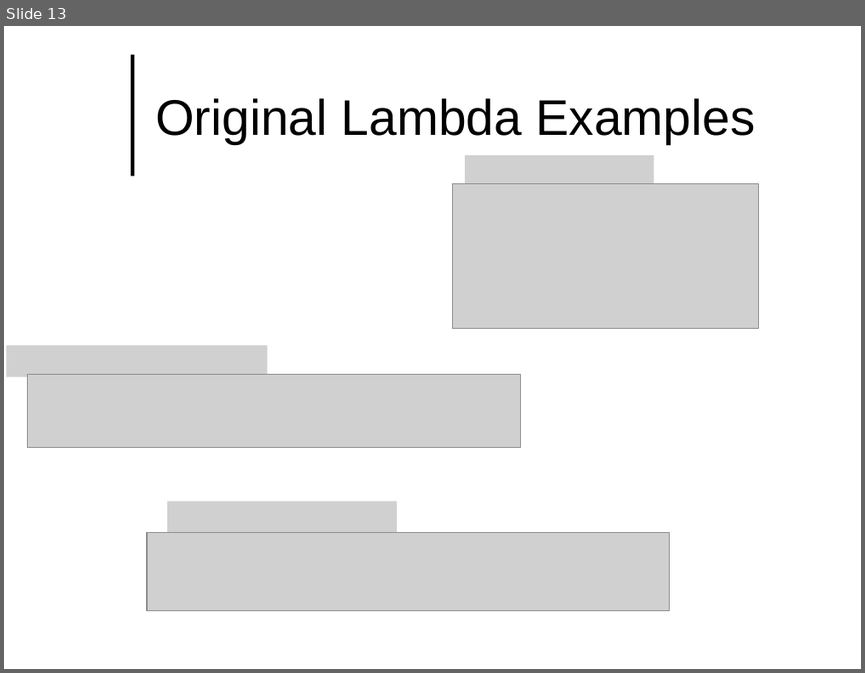
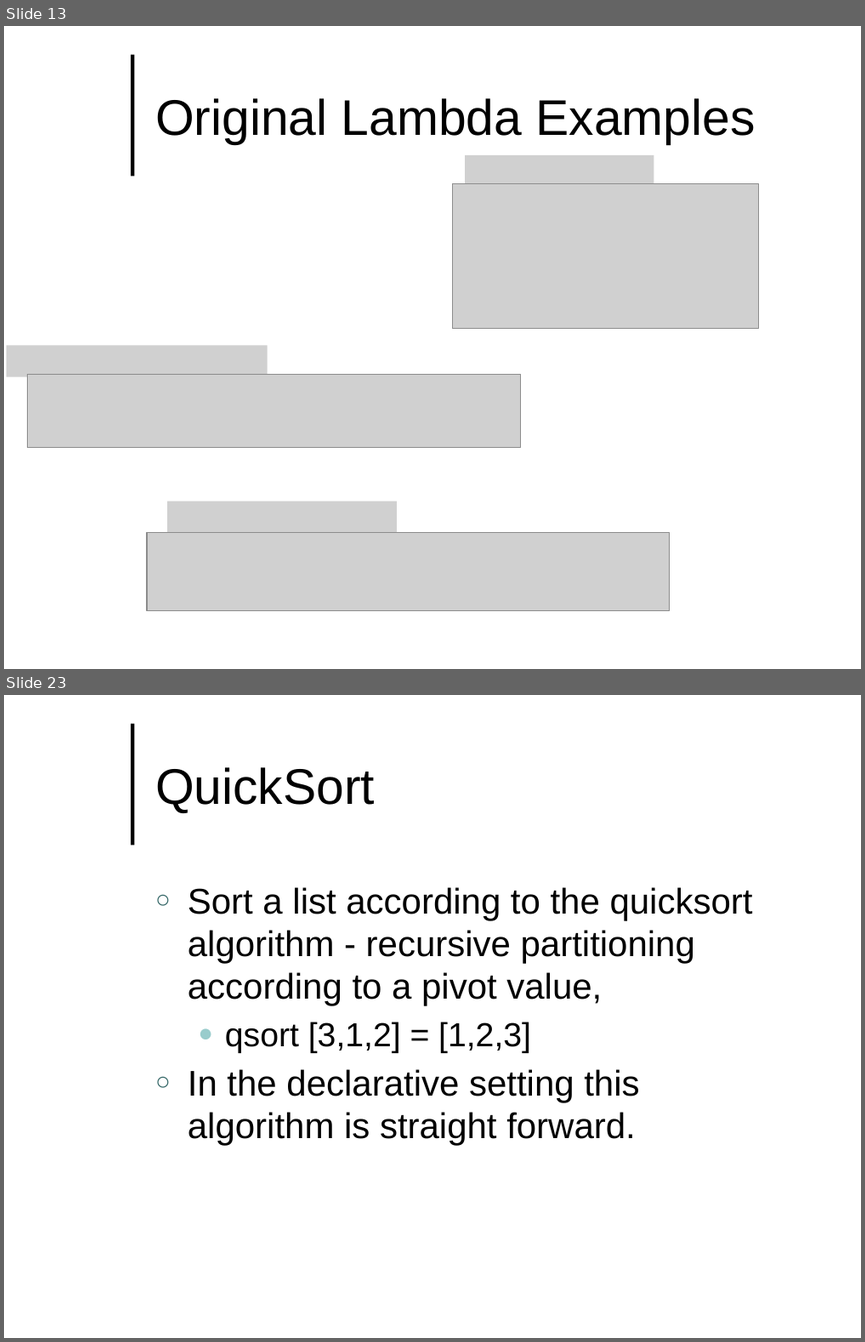
Before and after one commit to lutzhamel/CSC493, a slide deck: notes/csc493-ln011.pptx. Shown one above the other, each under a label of ours: slide 13 before the commit, slides 13 and 23 after it; the slides between them are not shown. The pictures are 865x673 and 865x1342 pixels, drawn with LibreOffice and Linux fonts; fonts in the diff are those of the drawing; grey boxes stand for pictures; background and template pictures are left out. Boxes give left, top, right and bottom in pixels: in the first picture for what was removed or moved away, otherwise in the second. Text is boxed around its words. In the diff, an @@ line names an element or a change of style, - is before the commit and + after.

```diff
--- a/notes/csc493-ln011.pptx
+++ b/notes/csc493-ln011.pptx
@@ slide 23 added at <box>4,695,861,1338</box>, background #FFFFFF; not listed: 1 template element that a slide beside it also shows @@
@@ title added at <box>155,767,375,813</box>, 42 pt, text #000000 @@
+QuickSort
@@ text added at <box>188,887,753,1145</box>, 30 pt, text #000000 @@
+○ Sort a list according to the quicksort algorithm - recursive partitioning according to a pivot value,
+  ● qsort [3,1,2] = [1,2,3]
+○ In the declarative setting this algorithm is straight forward.
```
Also in this commit, not shown: 10 other slides added, 1 slide removed, 10 other files.
